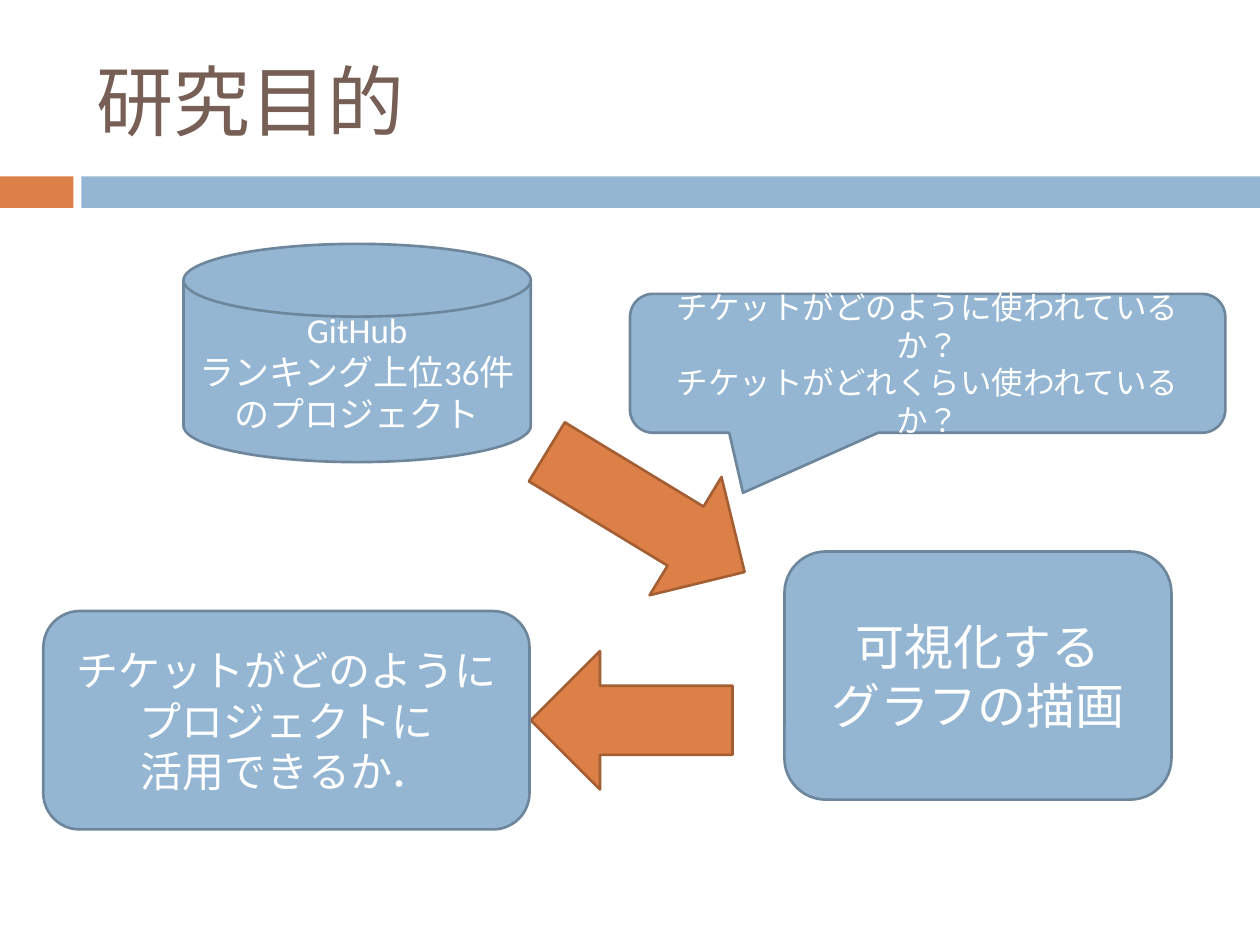
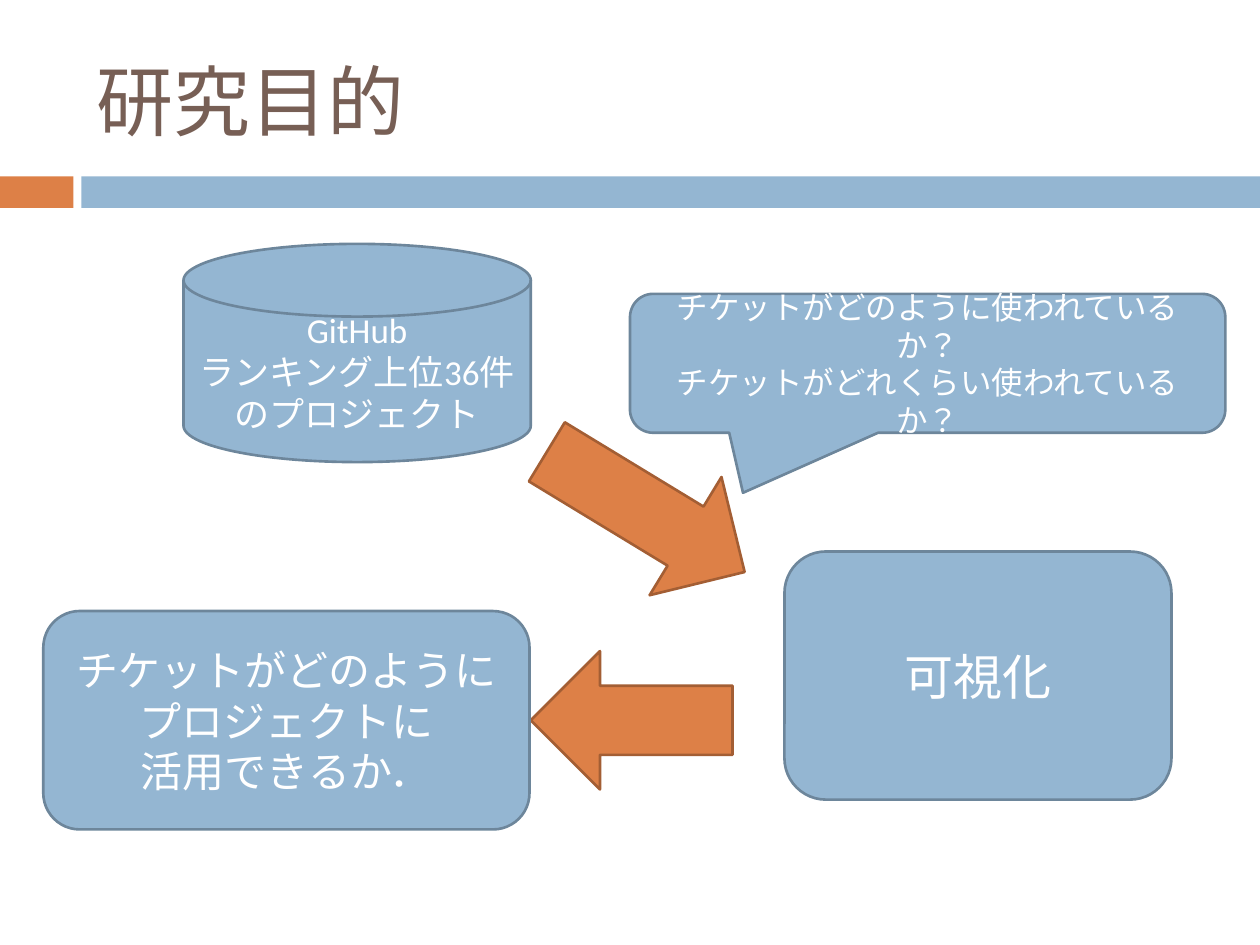
Before and after one commit to keimatsui/kadai, a slide deck: slide 8 of 卒業論文/2012/久保孝樹/最終発表/最終発表.pptx. Drawn at 1260x945 pixels with LibreOffice and Linux fonts; fonts in the diff are those of the drawing. Boxes give left, top, right and bottom in pixels: in the first picture for what was removed or moved away, otherwise in the second. Text is boxed around its words. In the diff, an @@ line names an element or a change of style, - is before the commit and + after.

```diff
--- a/卒業論文/2012/久保孝樹/最終発表/最終発表.pptx
+++ b/卒業論文/2012/久保孝樹/最終発表/最終発表.pptx
@@ text in rounded rectangle at bbox=[905, 654, 1052, 699]: text changed @@
-可視化する
-グラフの描画
+可視化
```
Also in this commit, not shown: 9 other slides changed.
